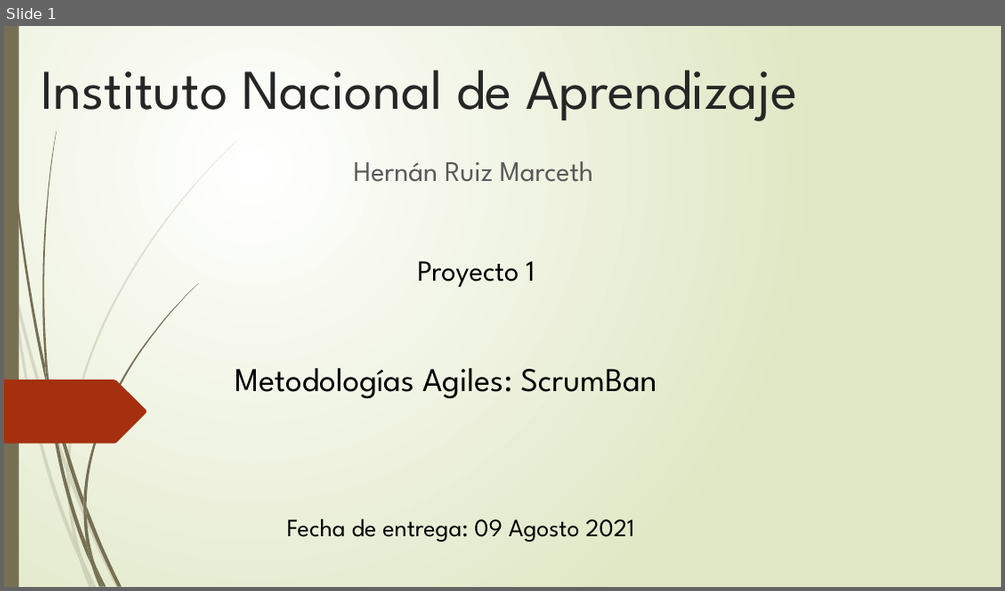
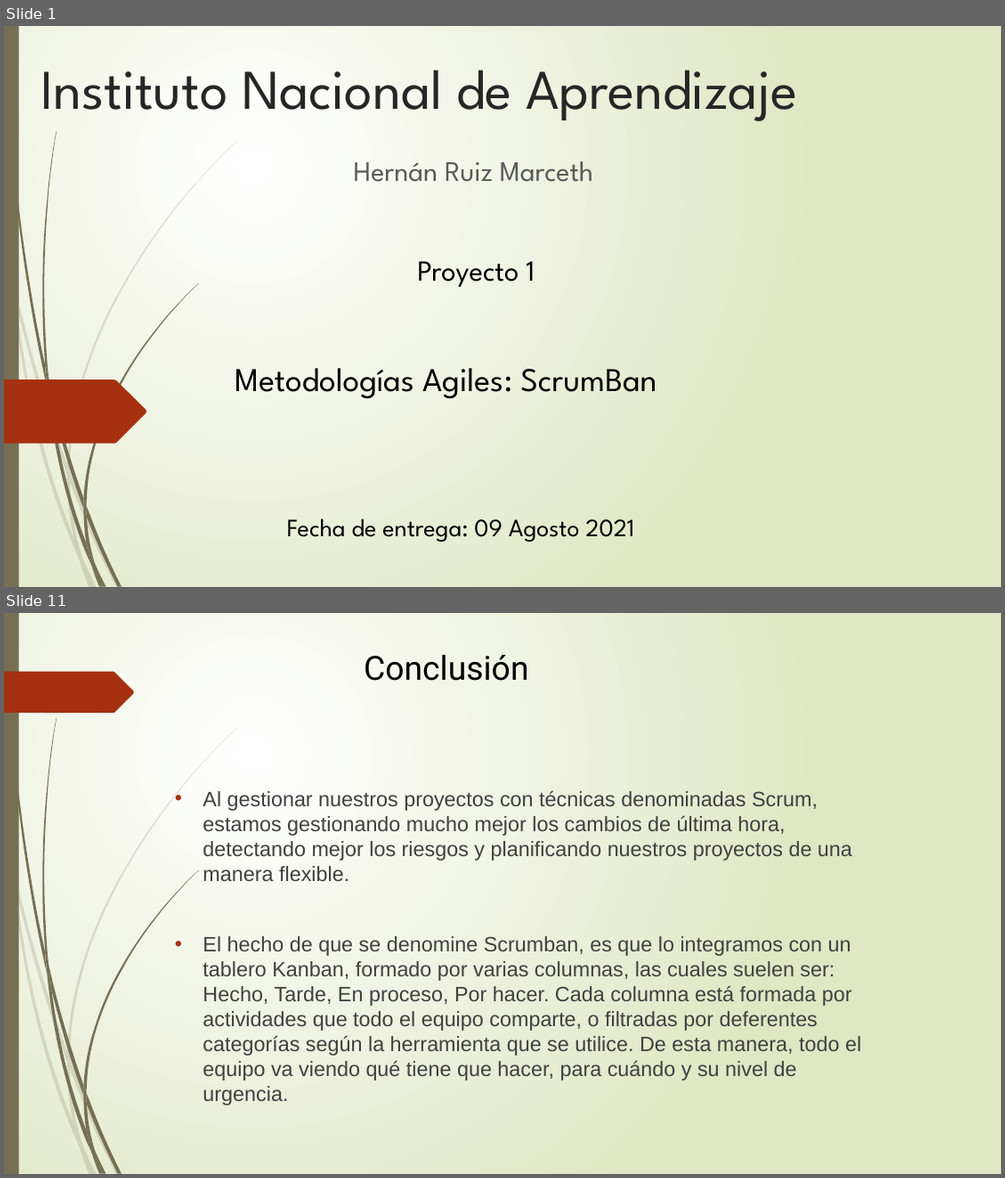
Before and after one commit to HernanAlonso90/Proyecto1, a slide deck: Proyecto 1- Hernan Ruiz M.pptx. Shown one above the other, each under a label of ours: slide 1 before the commit, slides 1 and 11 after it; the slides between them are not shown. The pictures are 1005x591 and 1005x1178 pixels, drawn with LibreOffice and Linux fonts; fonts in the diff are those of the drawing. Boxes give left, top, right and bottom in pixels: in the first picture for what was removed or moved away, otherwise in the second. Text is boxed around its words. In the diff, an @@ line names an element or a change of style, - is before the commit and + after.

Commit message:
modificacion del proyecto 1

```diff
--- a/Proyecto 1- Hernan Ruiz M.pptx
+++ b/Proyecto 1- Hernan Ruiz M.pptx
@@ slide 11 added at [4, 613, 1001, 1174], background gradient #FFFFFF to #DFE8C4; not listed: 23 template elements that a slide beside it also shows @@
@@ text added at [364, 655, 529, 681], 32 pt, text #000000 @@
+Conclusión
@@ freeform shape added at [4, 672, 134, 713], fill #A53010 @@
@@ text added at [202, 791, 861, 1105], 20 pt, text #404040 @@
+• Al gestionar nuestros proyectos con técnicas denominadas Scrum, estamos gestionando mucho mejor los cambios de última hora, detectando mejor los riesgos y planificando nuestros proyectos de una manera flexible.
+• El hecho de que se denomine Scrumban, es que lo integramos con un tablero Kanban, formado por varias columnas, las cuales suelen ser: Hecho, Tarde, En proceso, Por hacer. Cada columna está formada por actividades que todo el equipo comparte, o filtradas por deferentes categorías según la herramienta que se utilice. De esta manera, todo el equipo va viendo qué tiene que hacer, para cuándo y su nivel de urgencia.
```
Also in this commit, not shown: 9 other slides added.
